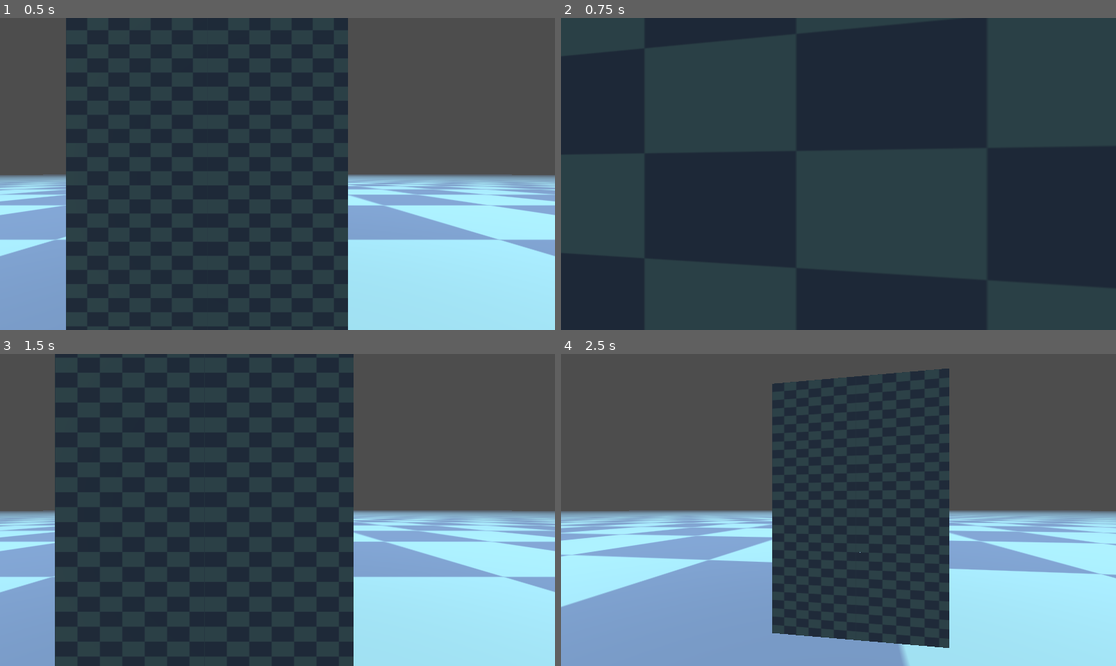
Above: before the commit, frames 1-4 (two rows, left to right).
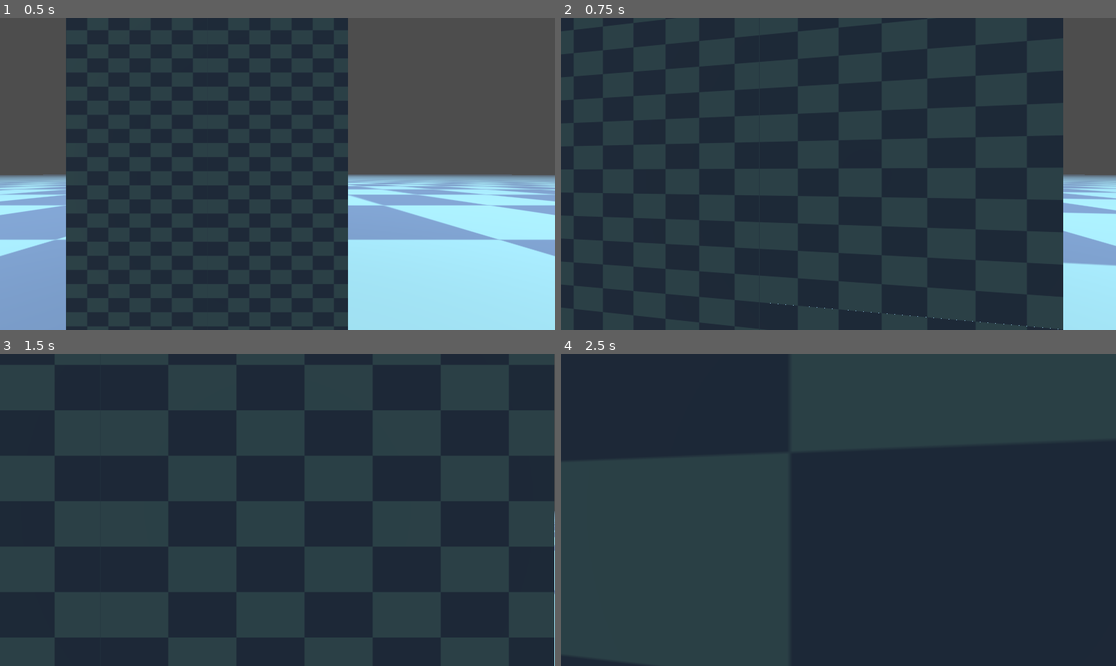
Above: after the commit, the same moments.

Repository: vitorreao/crypt_raider
Game: Godot game, scene res://levels/controller_test.tscn
Same seed, same stepped clock (60 frames per second), same inputs: the game is played once before the commit and once after it.
Inputs:
- Up to frame 1 (0.5 s): no input
- Up to frame 2 (0.75 s): tap Enter at 0.5 s; hold W (move_forwards) from 0.53 s (still down); tap A (look_left) at 0.6 s
- Up to frame 3 (1.5 s): release W (move_forwards) at 1.28 s; hold S (move_backwards) from 1.28 s (still down); tap D (look_right) at 1.35 s
- Up to frame 4 (2.5 s): release S (move_backwards) at 2.03 s; hold W (move_forwards) from 2.03 s (still down); tap A (look_left) at 2.1 s

Frame 1 is identical in both runs. In frame 2, 9.5% of the frame differs, in the area x 37-100%, y 0-100%; in frame 3, 47%; in frame 4, 80%, in the area x 0-100%, y 0-100%.

Commit message:
Slow down backward movement

Diff:
--- a/controller/player.gd
+++ b/controller/player.gd
@@ -1,7 +1,8 @@
 extends CharacterBody3D
 
 @export var turn_speed: float = 2.0
-@export var move_speed: float = 7.0
+@export var forward_speed: float = 4.0
+@export var backward_speed: float = 2.0
 
 var _turn_input_strength: float
 var _move_input_strength: float
@@ -12,5 +13,8 @@
 
 func _physics_process(delta):
 	rotate_y(_turn_input_strength * turn_speed * delta)
-	velocity = global_transform.basis.z * _move_input_strength * move_speed
+	if _move_input_strength < 0:
+		velocity = global_transform.basis.z * _move_input_strength * forward_speed
+	else:
+		velocity = global_transform.basis.z * _move_input_strength * backward_speed
 	move_and_slide()
